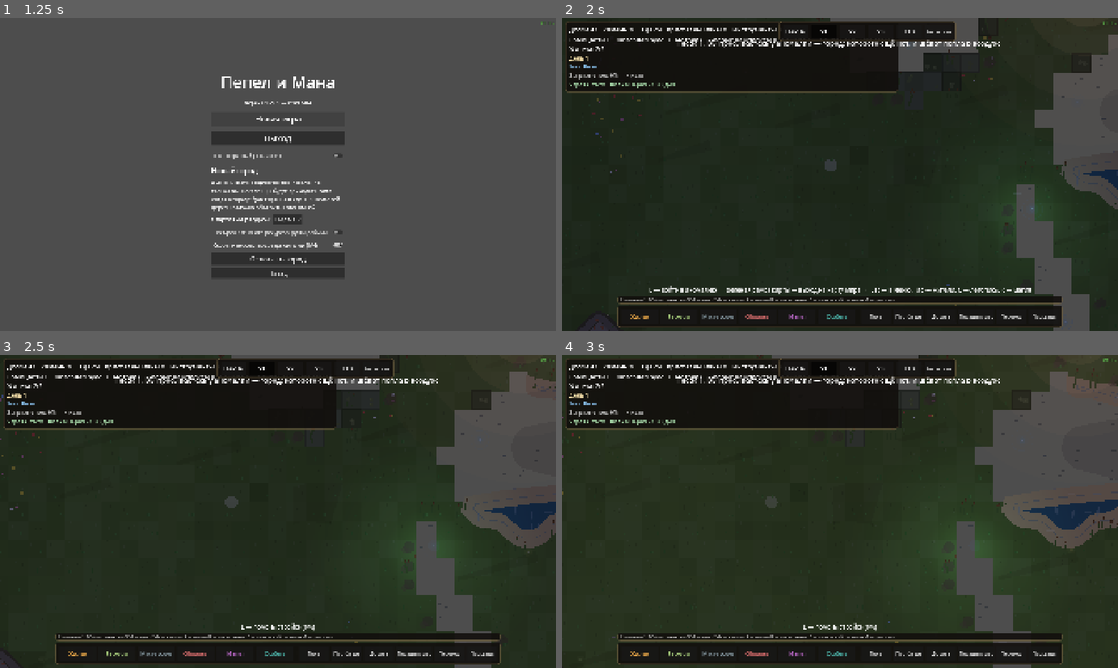
Above: before the commit, frames 1-4 (two rows, left to right).
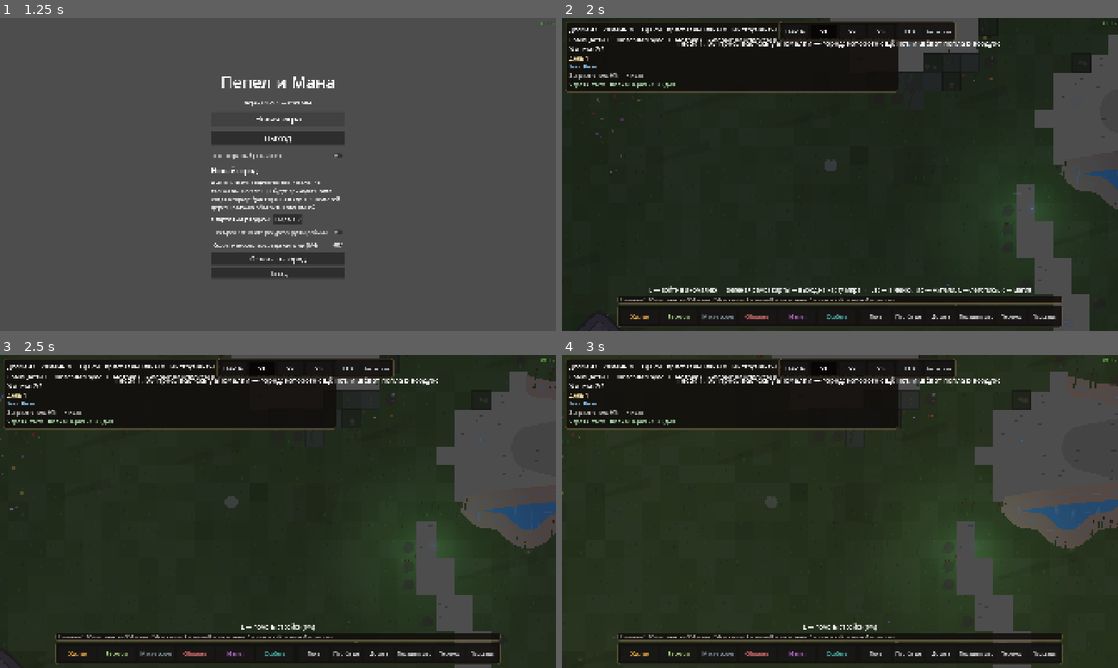
Above: after the commit, the same moments.

Repository: SDVGames-Studio/pepel-i-mana
Game: Godot game, scene res://scenes/main_menu.tscn
Same seed, same stepped clock (60 frames per second), same inputs: the game is played once before the commit and once after it.
Inputs (mouse positions are in pixels of both pictures, inside the frame that each line leads up to):
- Up to frame 1 (1.25 s): click "Новая игра" at 0.5 s
- Up to frame 2 (2 s): click "Основать город" at 1.25 s
- Up to frame 3 (2.5 s): tap Enter at 2 s; move the mouse to (400, 495) at 2.02 s; hold D (move_right) from 2.03 s (still down); tap Space (dash) at 2.1 s; click (400, 495) at 2.17 s
- Up to frame 4 (3 s): release D (move_right) at 2.75 s; drag from (728, 527) to (812, 574) at 2.77 s

Frame 1 is identical in both runs. In frame 2, 0.3% of the frame differs, in the area x 90-100%, y 0-55%; in frame 3, 0.8%; in frame 4, 0.9%, in the area x 82-100%, y 0-56%.
Error in both runs: Cannot call method 'get_size' on a null value. (res://scripts/city_view.gd:342)

Commit message:
Правки приёмки v1.29.1 волна 2: озеро и река ярких РАЗНЫХ цветов (water_lake/water_river в city.json, болото осталось мутным); брод — герой пересекает реку/болото пешком (болото 0.4x, река/озеро 0.6x); ореолы солнца и луны убраны

Diff:
--- a/data/city.json
+++ b/data/city.json
@@ -267,6 +267,8 @@
 		"grass_alt": "#577336",
 		"grass2": "#506c31",
 		"water": "#2e5f7a",
+		"water_lake": "#3f87b5",
+		"water_river": "#57b2d4",
 		"rock": "#6e6a63",
 		"rock_deep": "#565248",
 		"deadrock": "#4a463f",
--- a/scripts/city.gd
+++ b/scripts/city.gd
@@ -277,8 +277,11 @@
 		sim.hero_alive = true
 	# меч героя и ландшафт меняются — перерисовываем точечно
 	hero.queue_redraw()
-	# болотная зона города (M14-I): тайлы у воды вязнут — герой медленнее
-	hero.city_speed_mult = 0.7 if _near_water(hero.position) else 1.0
+	# болотная зона города (M14-I): тайлы у воды вязнут — герой медленнее.
+	# v1.29.1: водоёмы проходимы ВБРОД — реку и болото можно пересечь
+	# пешком: болото — долго (0.4), река/озеро — проще (0.6); это и есть
+	# брод через русло.
+	hero.city_speed_mult = _hero_ground_mult(hero.position)
 	# правки v1.21 (фризы/FPS): полная перерисовка ландшафта — событие редкое,
 	# но раньше рубка каждого дерева роняла кадр; теперь не чаще 2 раз/сек.
 	# v1.22: в духовке также зоны/дороги/плиты площади — sim.static_dirty
@@ -379,6 +382,15 @@
 			if map.in_bounds(n) and map.grid[n.y][n.x] == map.TILE_WATER:
 				return true
 	return false
+
+
+## Скорость героя по грунту (v1.29.1): в самой воде — брод, болото вязнет
+## дольше всего; на суше у воды — влажная низина (M14-I).
+func _hero_ground_mult(pos: Vector2) -> float:
+	var t: Vector2i = map.tile_of_px(pos)
+	if map.in_bounds(t) and map.grid[t.y][t.x] == map.TILE_WATER:
+		return 0.4 if _terrain.water_kind_at(t) == "swamp" else 0.6
+	return 0.7 if _near_water(pos) else 1.0
 
 
 ## Оружейка рядом с героем (M5.1): за металл герой надевает боевой комплект.
--- a/scripts/city_sky.gd
+++ b/scripts/city_sky.gd
@@ -457,83 +457,13 @@
 # ============================ СЛОЙ НЕБА ============================
 
 ## Экранное небо: вызывается painter'ом внутри CanvasLayer (координаты экрана).
-## Все draw_* — в canvas painter'а (cv), не в свой: сигнал пришёл от него.
+## v1.29.1 (правки приёмки): ореолы солнца и луны убраны — мягкие круги
+## «висели» на экране (замечание заказчика). День/ночь читается амбиентом
+## (CanvasModulate) и тенями; слой оставлен как точка подключения будущих
+## небесных эффектов.
 func _draw_sky_screen(cv: CanvasItem) -> void:
 	if sim == null:
 		return
-	var day_len := float(cfg.get("day_length", 120.0))
-	var nf := float(cfg.get("night_fraction", 0.3))
-	var t := day_frac(sim.time, day_len)
-	var mood := mood_of(sim.day_number(), String(sim.weather))
-	var vp := get_viewport_rect().size
-	var weather: String = String(sim.weather)
-	var dim := 1.0
-	if weather == "rain" or weather == "snow" or weather == "ash_storm":
-		dim = 0.3
-	elif weather == "fog":
-		dim = 0.55
-	if is_daylight(t, nf):
-		_draw_sun(cv, vp, t, nf, mood, dim)
-	else:
-		_draw_moon_stars(cv, vp, t, nf, mood, dim)
-
-
-func _mood_glow(mood: int) -> float:
-	match mood:
-		MOOD_CLEAR:
-			return 1.0
-		MOOD_GOLDEN:
-			return 0.95
-		MOOD_ROSY:
-			return 0.85
-		MOOD_FOGGY:
-			return 0.45
-		MOOD_OVERCAST:
-			return 0.18
-		_:
-			return 0.12
-
-
-func _draw_sun(cv: CanvasItem, vp: Vector2, t: float, nf: float, mood: int, dim: float) -> void:
-	var u := day_u(t, nf)
-	var elev := sun_elev(t, nf)
-	var glow := _mood_glow(mood) * dim
-	if glow < 0.05:
-		return
-	# Диск солнца ЗА кадром (замечание заказчика 2026-10-27): над верхней
-	# кромкой плывёт источник света — на экран попадает только мягкий
-	# боковой отсвет, направление читается по теням и вуали.
-	var day: int = sim.day_number()
-	var disc := Color(1.0, 0.95, 0.75)
-	if u < 0.16:
-		disc = Color(1.0, 0.72, 0.58)
-	elif u > 0.72:
-		disc = sunset_color(day)
-	# Сезонный наклон (v1.28): летом источник выше (восход СВ / закат СЗ),
-	# зимой ниже (ЮВ / ЮЗ) — отсвет это подчёркивает
-	var tilt := season_tilt(String(sim.season()))
-	var sp := Vector2(lerpf(vp.x * 0.95, vp.x * 0.05, u),
-			-80.0 + 40.0 * elev - tilt * 110.0 * (1.0 - elev))
-	var strength := (0.35 + 0.65 * (1.0 - elev)) if (u > 0.62 or u < 0.16) else 0.45
-	# диск за кадром — свет читается только отсветом (сильнее на рассвете/
-	# закате, чтобы «солнце плывёт» ощущалось без самого диска)
-	cv.draw_circle(sp, 360.0, Color(disc.r, disc.g, disc.b, 0.08 * glow * (0.6 + strength)))
-	cv.draw_circle(sp, 210.0, Color(disc.r, disc.g, disc.b, 0.14 * glow * (0.6 + strength)))
-	cv.draw_circle(sp, 110.0, Color(disc.r, disc.g, disc.b, 0.20 * glow * (0.5 + strength)))
-	# тёплая вуаль со стороны солнца на рассвете/закате
-	if u > 0.62 or u < 0.16:
-		cv.draw_circle(sp, 520.0, Color(disc.r, disc.g * 0.8, disc.b * 0.6, 0.09 * glow))
-
-
-func _draw_moon_stars(cv: CanvasItem, vp: Vector2, t: float, nf: float, mood: int, dim: float) -> void:
-	var un := moon_u(t, nf)
-	# v1.29.1 (правки приёмки): звёзды убраны — точки «просто висели на
-	# экране»; ночью небо читается холодным лунным отсветом у кромки.
-	var mglow := (0.85 if mood == MOOD_CLEAR else 0.3) * dim
-	# луна ЗА кадром: только холодный отсвет у верхней кромки
-	var mp := Vector2(lerpf(vp.x * 0.95, vp.x * 0.05, un), -60.0 + 30.0 * sin(PI * un))
-	cv.draw_circle(mp, 240.0, Color(0.75, 0.8, 1.0, 0.05 * mglow))
-	cv.draw_circle(mp, 120.0, Color(0.82, 0.86, 1.0, 0.08 * mglow))
 
 
 static func moon_dir_x_at(t: float, nf: float) -> float:
--- a/scripts/city_terrain.gd
+++ b/scripts/city_terrain.gd
@@ -18,6 +18,8 @@
 var _zone_colors: Dictionary = {}   # тип зоны -> цвет заливки (v1.22)
 var _grass_shades: Array = []
 var _rock_deep := Color("#565248")
+var _water_lake := Color("#3f87b5")   # v1.29.1: озеро — яркая синь
+var _water_river := Color("#57b2d4")  # v1.29.1: река — светло-бирюзовая
 var _rock_hp_default := 80.0
 var _vp: SubViewport = null
 var _drawer: Node2D = null
@@ -41,6 +43,8 @@
 	_grass_shades = [colors["grass"], colors.get("grass_alt", colors["grass"]),
 			colors.get("grass2", colors["grass"]).darkened(0.03)]
 	_rock_deep = colors.get("rock_deep", Color("#565248"))
+	_water_lake = colors.get("water_lake", _water_lake)
+	_water_river = colors.get("water_river", _water_river)
 	_rock_hp_default = float(city_cfg.get("mountain", {}).get("hp", 80.0))
 	# духовка: SubViewport размером с карту, содержимое — те же тайлы.
 	# Сама выпечка — в _ready(): до входа в дерево SubViewport не рендерится
@@ -573,7 +577,8 @@
 			_fill_loop_cached(loop, entry["tris"], _grass_at(int(c.x / ts), int(c.y / ts)))
 			_stroke_on_loop(loop, ts * 0.6, Color("#6d8a4e").darkened(0.05))
 			continue
-		_fill_loop_cached(loop, entry["tris"], colors["water"])
+		_fill_loop_cached(loop, entry["tris"],
+				_water_river if kind == "river" else _water_lake)
 		# глубина: один мягкий тёмный контур только у БОЛЬШИХ озёр (у рек
 		# течение и так читается струями, у малых прудов контур был «ромбом»)
 		if kind == "lake" and _loop_area(loop) > 18.0 * ts * ts:
@@ -587,7 +592,8 @@
 			continue
 		_stroke_on_loop(loop, ts * 0.9, shore_col)
 		# влажный блеск у кромки — едва заметный, без «синей разметки»
-		_stroke_inside(loop, 0.965, 1.5, Color(colors["water"].lightened(0.2), 0.45))
+		var wcol: Color = _water_river if String(entry["kind"]) == "river" else _water_lake
+		_stroke_inside(loop, 0.965, 1.5, Color(wcol.lightened(0.25), 0.45))
 	_draw_swamp_blobs(ts)
 	# украшения по тайлам внутри контура — у каждой воды свои
 	for y in map.h:
@@ -675,8 +681,7 @@
 func _draw_river_flow(x: int, y: int, rect: Rect2, ts: float) -> void:
 	if _hash(x, y, 41) % 2 != 0:
 		return
-	var col: Color = colors.get("water", Color("#2e5f7a"))
-	col = col.lightened(0.42)
+	var col: Color = _water_river.lightened(0.45)
 	col.a = 0.5
 	for i in 2:
 		var h := _hash(x * 5 + i, y * 11 + i, 100)
@@ -710,6 +715,11 @@
 				_drawer.draw_circle(c + Vector2(-0.8, -0.8), 1.2, Color("#7d8a54"))
 			if _hash(t.x, t.y * 3, 4) == 0:
 				_draw_reeds(rect.position, ts, t.x, t.y)
+
+
+## Тип водоёма в тайле («lake» | «river» | «swamp») — брод героя и подсказки.
+func water_kind_at(t: Vector2i) -> String:
+	return String(_water_tile_kind.get(t, "lake"))
 
 
 ## Сколько водных соседей по 8 направлениям (глубина плиты).
@@ -832,7 +842,7 @@
 func _draw_water_detail(x: int, y: int, rect: Rect2, ts: float) -> void:
 	if _hash(x, y, 41) % 3 != 0:
 		return
-	var col: Color = colors.get("water", Color("#2e5f7a"))
+	var col: Color = _water_lake
 	col = col.lightened(0.35)
 	col.a = 0.4
 	for i in 2:
Not shown, changed: CHANGELOG_E2.md
